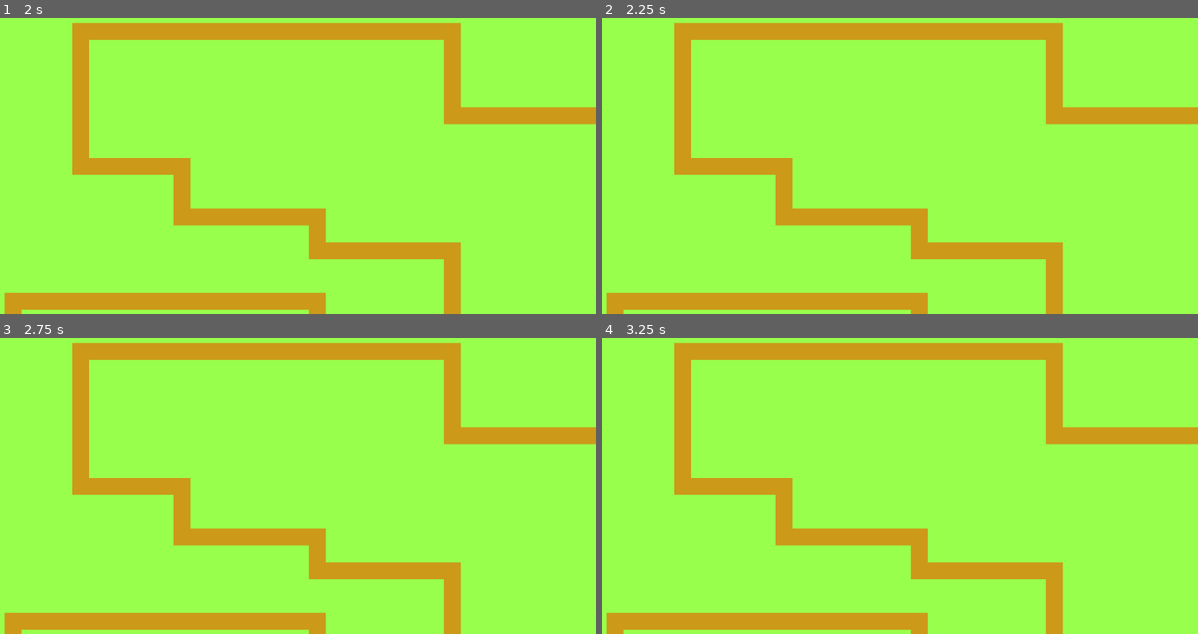
Above: before the commit, frames 1-4 (two rows, left to right).
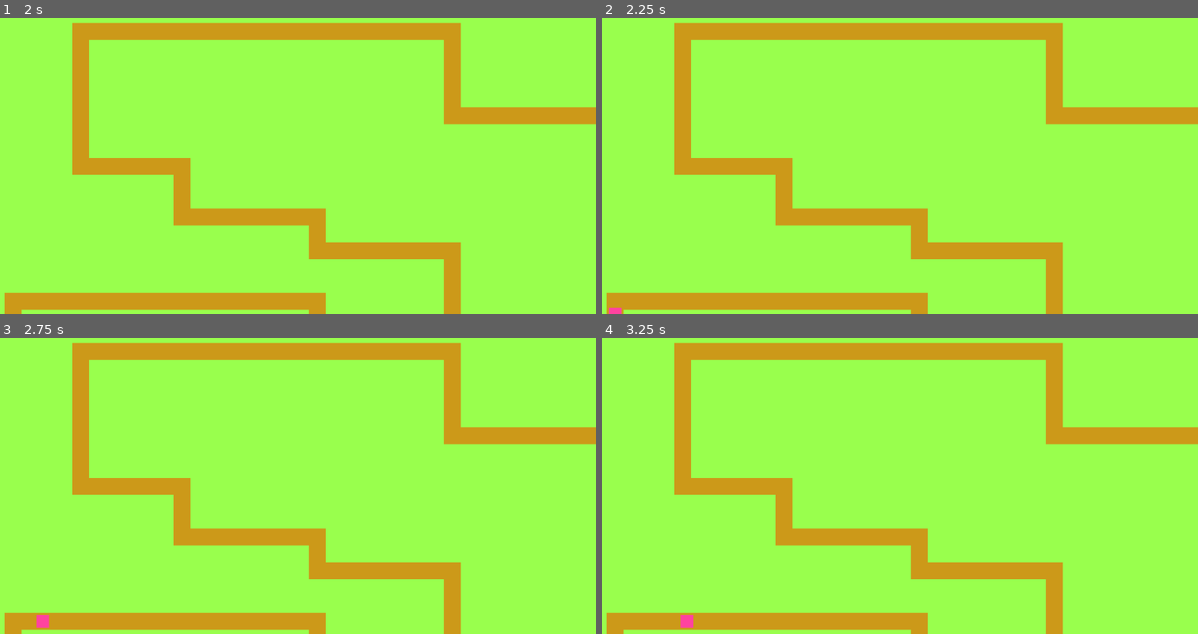
Above: after the commit, the same moments.

Repository: Harrimaga/LD56
Game: Godot game, scene res://Scenes/Main.tscn
Two runs of this game, one before a commit and one after it. Both use one fixed random seed, a clock stepped at 60 frames per second and the inputs below.
Inputs:
- Up to frame 1 (2 s): tap Enter at 0.5 s; tap Space at 1.25 s
- Up to frame 2 (2.25 s): tap Enter at 2 s
- Up to frame 3 (2.75 s): no input
- Up to frame 4 (3.25 s): no input

Frame 1 is identical in both runs. In frame 2, less than 0.1% of the frame differs, in the area x 1-4%, y 97-100%; in frame 3, less than 0.1%, in the area x 6-9%, y 93-98%; in frame 4, less than 0.1%.

Commit message:
Enemy movement

Diff:
--- a/Core/GameflowManager.gd
+++ b/Core/GameflowManager.gd
@@ -1 +1,3 @@
 extends Node
+
+var enemyPath : Array
--- /dev/null
+++ b/Scenes/Enemies/Enemy.tscn
@@ -0,0 +1,11 @@
+[gd_scene load_steps=3 format=3 uid="uid://bn7r48wxqxlvf"]
+
+[ext_resource type="Texture2D" uid="uid://fhdxapdf81dj" path="res://Assets/Textures/Pixel.png" id="1_d5d3g"]
+[ext_resource type="Script" path="res://Scenes/Enemies/enemy.gd" id="2_kuvfi"]
+
+[node name="Enemy" type="Sprite2D"]
+modulate = Color(1, 0.262745, 0.623529, 1)
+scale = Vector2(1.5, 1.5)
+texture = ExtResource("1_d5d3g")
+offset = Vector2(11, 11)
+script = ExtResource("2_kuvfi")
--- /dev/null
+++ b/Scenes/Enemies/enemy.gd
@@ -0,0 +1,23 @@
+extends Sprite2D
+
+var pathIndex : int = 0
+var progress : float = 0
+
+# Called when the node enters the scene tree for the first time.
+func _ready() -> void:
+	setPos()
+
+func setPos() -> void:
+	if pathIndex >= GameflowManager.enemyPath.size()-1:
+		position = GameflowManager.enemyPath[GameflowManager.enemyPath.size()-1] * Vector2(32, 32)
+		return
+
+	position = GameflowManager.enemyPath[pathIndex] * Vector2(32, 32) * (1 - progress) + GameflowManager.enemyPath[pathIndex + 1] * Vector2(32, 32) * progress
+
+# Called every frame. 'delta' is the elapsed time since the previous frame.
+func _process(delta: float) -> void:
+	progress += delta*5
+	while progress > 1:
+		pathIndex += 1
+		progress -= 1
+	setPos()
--- a/Scenes/Map.tscn
+++ b/Scenes/Map.tscn
@@ -6,3 +6,5 @@
 script = ExtResource("1_fpwfb")
 
 [node name="Grid" type="Node2D" parent="."]
+
+[node name="Enemies" type="Node2D" parent="."]
--- a/Scenes/map.gd
+++ b/Scenes/map.gd
@@ -1,20 +1,68 @@
 extends Node2D
 
 @onready var tile = preload("res://Scenes/Tiles/ground.tscn")
+@onready var enemy = preload("res://Scenes/Enemies/Enemy.tscn")
 
 var width : int
 var height : int
 
+var beginPoint : Vector2
+var goal : Vector2
+var route : Array
+
 # Called when the node enters the scene tree for the first time.
 func _ready() -> void:
 	loadMap("res://Assets/Levels/lvl.txt")
+	calcEnemyPath()
+	GameflowManager.enemyPath = route
+	spawnEnemy()
 
+func spawnEnemy() -> void:
+	var e = enemy.instantiate()
+	$Enemies.add_child(e)
 
 # Called every frame. 'delta' is the elapsed time since the previous frame.
 func _process(delta: float) -> void:
 	pass
 
+func calcEnemyPath() -> void:
+	var prev := Vector2(-1, -1)
+	var curr := beginPoint
+	route.push_back(curr)
+
+	while curr != goal:
+		if (getTile(curr.x - 1, curr.y) != null and
+			getTile(curr.x - 1, curr.y).path and
+			Vector2(curr.x - 1, curr.y) != prev):
+			prev = curr;
+			curr = Vector2(curr.x - 1, curr.y)
+			route.push_back(curr)
+			continue
+		if (getTile(curr.x + 1, curr.y) != null and
+			getTile(curr.x + 1, curr.y).path and
+			Vector2(curr.x + 1, curr.y) != prev):
+			prev = curr;
+			curr = Vector2(curr.x + 1, curr.y)
+			route.push_back(curr)
+			continue
+		if (getTile(curr.x, curr.y + 1) != null and
+			getTile(curr.x, curr.y + 1).path and
+			Vector2(curr.x, curr.y + 1) != prev):
+			prev = curr;
+			curr = Vector2(curr.x, curr.y + 1)
+			route.push_back(curr)
+			continue
+		if (getTile(curr.x, curr.y - 1) != null and
+			getTile(curr.x, curr.y - 1).path and
+			Vector2(curr.x, curr.y - 1) != prev):
+			prev = curr;
+			curr = Vector2(curr.x, curr.y - 1)
+			route.push_back(curr)
+			continue
+		break
+
 func getTile(x : int, y : int) -> Sprite2D:
+	if x < 0 or x >= width or y < 0 or y >= height: return null
 	return $Grid.get_child(x + y * width)
 
 func loadMap(path : String) -> void:
@@ -35,5 +83,7 @@
 				'p': t.setPathTile()
 				'w': t.setWoodTile()
 				's': t.setStoneTile()
+				'b': t.setPathTile();beginPoint = Vector2(x, y - 1)
+				'e': t.setPathTile();goal = Vector2(x, y - 1)
 			t.setPos(Vector2(x*32, (y - 1) * 32))
 			$Grid.add_child(t)
--- a/project.godot
+++ b/project.godot
@@ -14,3 +14,7 @@
 run/main_scene="res://Scenes/Main.tscn"
 config/features=PackedStringArray("4.3", "Forward Plus")
 config/icon="res://icon.svg"
+
+[autoload]
+
+GameflowManager="*res://Core/GameflowManager.gd"
Not shown, changed: Assets/Levels/lvl.txt
